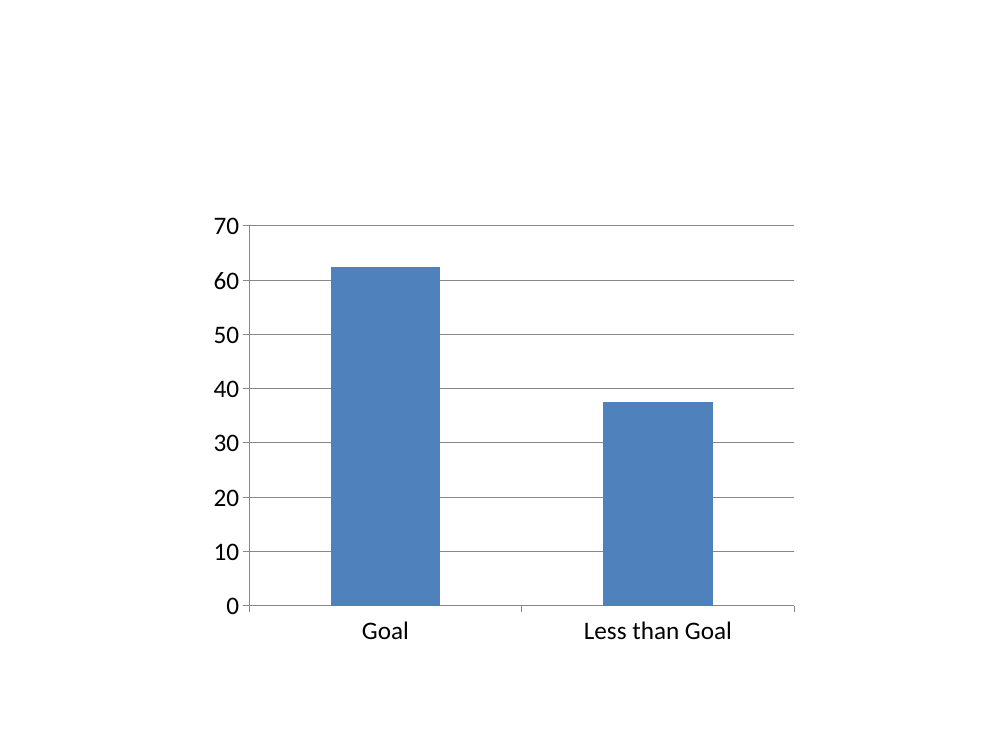
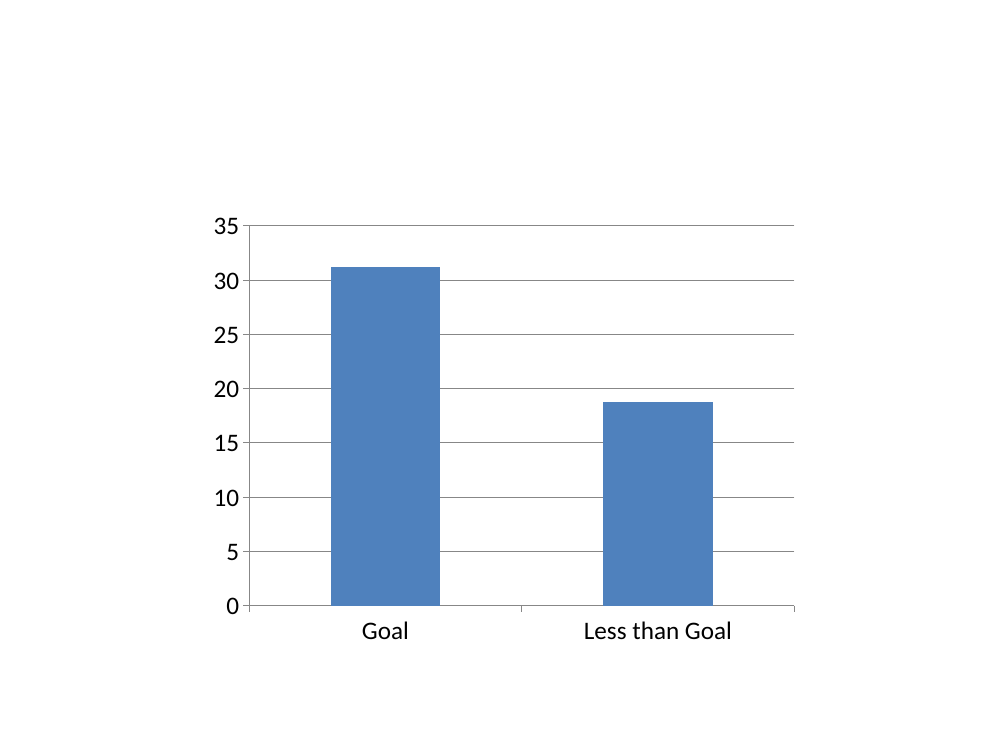
Before and after one commit to LukeSteg/LCABiometric, a slide deck: slide 1 of chart-01.pptx. Drawn at 1008x756 pixels with LibreOffice and Linux fonts; fonts in the diff are those of the drawing. Boxes give left, top, right and bottom in pixels: in the first picture for what was removed or moved away, otherwise in the second. Text is boxed around its words. In the diff, an @@ line names an element or a change of style, - is before the commit and + after.

```diff
--- a/chart-01.pptx
+++ b/chart-01.pptx
@@ column chart at bbox=[202, 202, 806, 655] @@
@@ Series 1, Goal: 62 to 31 @@
@@ Series 1, Less than Goal: 38 to 19 @@
```
Also in this commit, not shown: 3 slides added, 5 other files.
